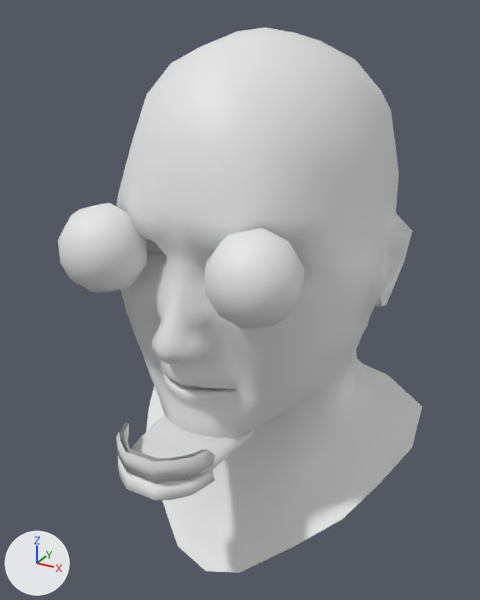
The COLLADA model assets/models/collada/Heads/CaucasianHead/MaleCHead.dae as it was, and as the next commit left it.
Camera for both pictures: a camera (50 mm lens) standing at (0.00204, -0.00422, 0.01928) and looking at (-0.00008, -0.00036, 0.01735). Arrows for +X, +Y and +Z are at lower left; the lights stay in place. Materials are left out; every surface is plain grey.

Script lines for the objects in view, before the commit:
```python
ob_headgeo = bpy.data.objects.new('HeadGeo', me_headgeoshape)
ob_headgeo.location = (0.0, 0.0, 0.0)
ob_lefteyegeo = bpy.data.objects.new('leftEyeGeo', me_lefteyegeoshape)
ob_lefteyegeo.location = (0.0, -0.000037, -0.008135)
ob_lefteyegeo.scale = (1.45, 1.45, 1.45)
ob_lowerteeth = bpy.data.objects.new('LowerTeeth', me_lowerteethshape)
ob_lowerteeth.location = (0.0, -0.000037, -0.008134)
ob_lowerteeth.scale = (1.45, 1.45, 1.45)
ob_righteyegeo = bpy.data.objects.new('rightEyeGeo', me_righteyegeoshape)
ob_righteyegeo.location = (0.0, -0.000037, -0.008135)
ob_righteyegeo.scale = (1.45, 1.45, 1.45)
ob_tonguegeo = bpy.data.objects.new('TongueGeo', me_tonguegeoshape)
ob_tonguegeo.location = (0.0, -0.000037, -0.008134)
ob_tonguegeo.scale = (1.45, 1.45, 1.45)
ob_upperteeth = bpy.data.objects.new('UpperTeeth', me_upperteethshape)
ob_upperteeth.location = (0.0, -0.000037, -0.008135)
ob_upperteeth.scale = (1.45, 1.45, 1.45)
```
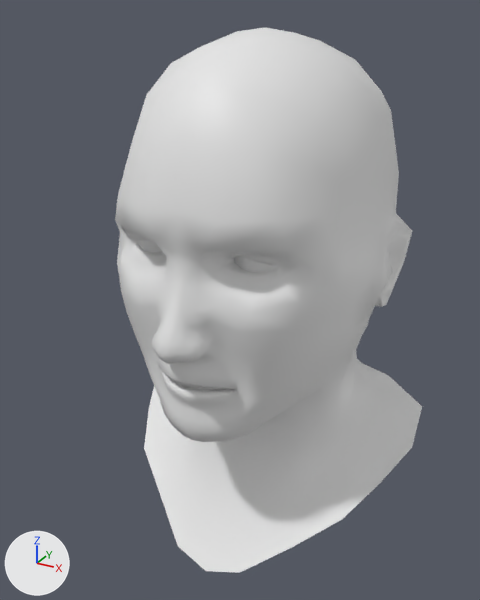
Location of each change, [x1, y1, x2, y2] in pixels of the pictures (480 x 600 px):
'leftEyeGeo', moved, rescaled: before [205, 228, 304, 329]; after [234, 256, 279, 273]
'rightEyeGeo', moved, rescaled: before [58, 203, 147, 293]; after [138, 240, 163, 253]
'TongueGeo', moved, rescaled (not visible afterwards): before [132, 416, 253, 483]
'UpperTeeth', moved, rescaled (not visible afterwards): before [116, 422, 215, 482]
'LowerTeeth', moved, rescaled: before [118, 443, 215, 501]; after [188, 386, 213, 389]

What changed in the scene script:
```text
Change ob_righteyegeo:
    ob_righteyegeo.scale: (1.45, 1.45, 1.45) -> (1.0, 1.0, 1.0)
    ob_righteyegeo.location: (0.0, -0.000037, -0.008135) -> (0.0, 0.0, 0.0)
Change ob_lefteyegeo:
    ob_lefteyegeo.scale: (1.45, 1.45, 1.45) -> (1.0, 1.0, 1.0)
    ob_lefteyegeo.location: (0.0, -0.000037, -0.008135) -> (0.0, 0.0, 0.0)
Change ob_tonguegeo:
    ob_tonguegeo.scale: (1.45, 1.45, 1.45) -> (1.0, 1.0, 1.0)
    ob_tonguegeo.location: (0.0, -0.000037, -0.008134) -> (0.0, 0.0, 0.0)
Change ob_lowerteeth:
    ob_lowerteeth.scale: (1.45, 1.45, 1.45) -> (1.0, 1.0, 1.0)
    ob_lowerteeth.location: (0.0, -0.000037, -0.008134) -> (0.0, 0.0, 0.0)
Change ob_upperteeth:
    ob_upperteeth.scale: (1.45, 1.45, 1.45) -> (1.0, 1.0, 1.0)
    ob_upperteeth.location: (0.0, -0.000037, -0.008135) -> (0.0, 0.0, 0.0)
```
